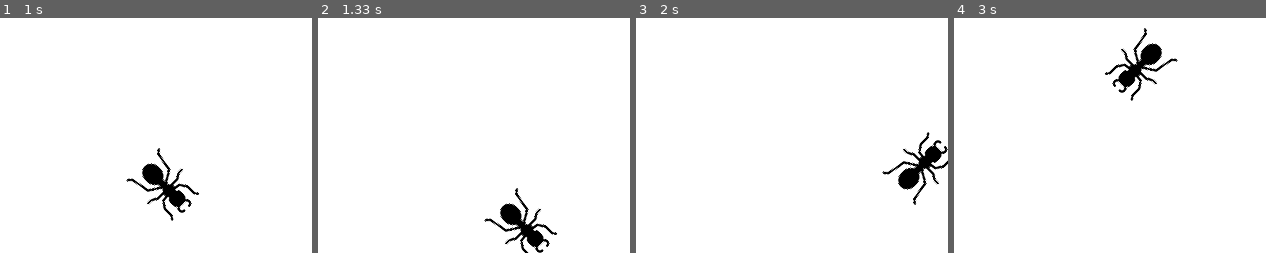
Above: before the commit, frames 1-4 (left to right).
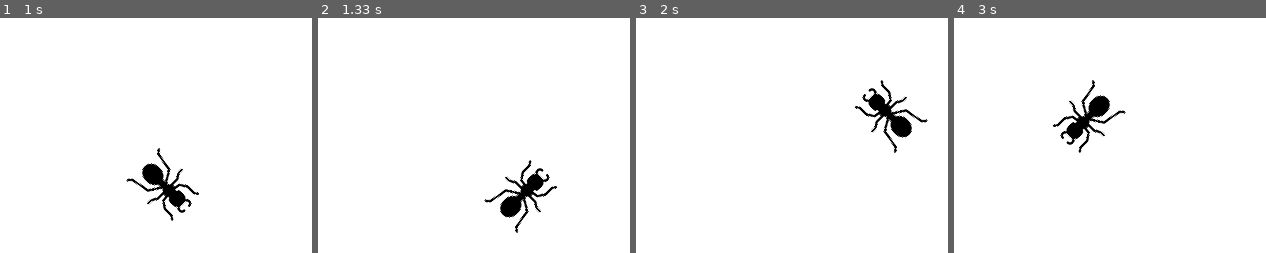
Above: after the commit, the same moments.

Repository: flongford/pygame-examples
Game: pygame game, started from ant_example.py
Same seed, same stepped clock (60 frames per second), same inputs: the game is played once before the commit and once after it.
Inputs:
- Up to frame 1 (1 s): no input
- Up to frame 2 (1.33 s): no input
- Up to frame 3 (2 s): no input
- Up to frame 4 (3 s): no input

Frame 1 is identical in both runs. In frame 2, 2.9% of the frame differs, in the area x 53-77%, y 60-100%; in frame 3, 3.6%; in frame 4, 3.7%, in the area x 31-72%, y 4-58%.

Commit message:
FIX: correctly call inflate_ip

Diff:
--- a/ant_example.py
+++ b/ant_example.py
@@ -16,7 +16,8 @@
         # Load an image of the ant
         self.image = pygame.image.load("ant_worker.png")
         self.rect = self.image.get_rect()
-        self.rect.inflate(*size)
+        self.rect.inflate_ip(*size)
+        self.rect.update(0, 0, *self.rect.size)
         self.vector = Vector2(speed)
 
     @property
@@ -24,12 +25,12 @@
         return self.vector.normalize()
 
     def update(self):
-        ant.rect.move_ip(self.vector)
+        self.rect.move_ip(self.vector)
 
-        if ant.rect.left < 0 or ant.rect.right > SIZE[0]:
+        if self.rect.left < 0 or self.rect.right > SIZE[0]:
             self.vector = self.vector.reflect((1, 0))
 
-        if ant.rect.top < 0 or ant.rect.bottom > SIZE[1]:
+        if self.rect.top < 0 or self.rect.bottom > SIZE[1]:
             self.vector = self.vector.reflect((0, 1))
 
     def draw(self, surface):
--- a/ball_example.py
+++ b/ball_example.py
@@ -30,8 +30,6 @@
             if event.type == pygame.QUIT:
                 running = False
 
-        ball_rect = ball.get_rect()
-
         ball_rect = ball_rect.move(speed)
 
         if ball_rect.left < 0 or ball_rect.right > width:
--- a/pygame_gui_example.py
+++ b/pygame_gui_example.py
@@ -24,7 +24,8 @@
         # Load an image of the ant
         self.image = pygame.image.load("ant_worker.png")
         self.rect = self.image.get_rect()
-        self.rect.inflate(*size)
+        self.rect.inflate_ip(*size)
+        self.rect.update(0, 0, *self.rect.size)
         self.vector = Vector2(speed)
 
     @property
@@ -41,12 +42,12 @@
         self.vector *= 0.5
 
     def update(self):
-        ant.rect.move_ip(self.vector)
+        self.rect.move_ip(self.vector)
 
-        if ant.rect.left < 0 or ant.rect.right > MAP_SIZE[0]:
+        if self.rect.left < 0 or self.rect.right > MAP_SIZE[0]:
             self.vector = self.vector.reflect((1, 0))
 
-        if ant.rect.top < 0 or ant.rect.bottom > MAP_SIZE[1]:
+        if self.rect.top < 0 or self.rect.bottom > MAP_SIZE[1]:
             self.vector = self.vector.reflect((0, 1))
 
     def draw(self, surface):
